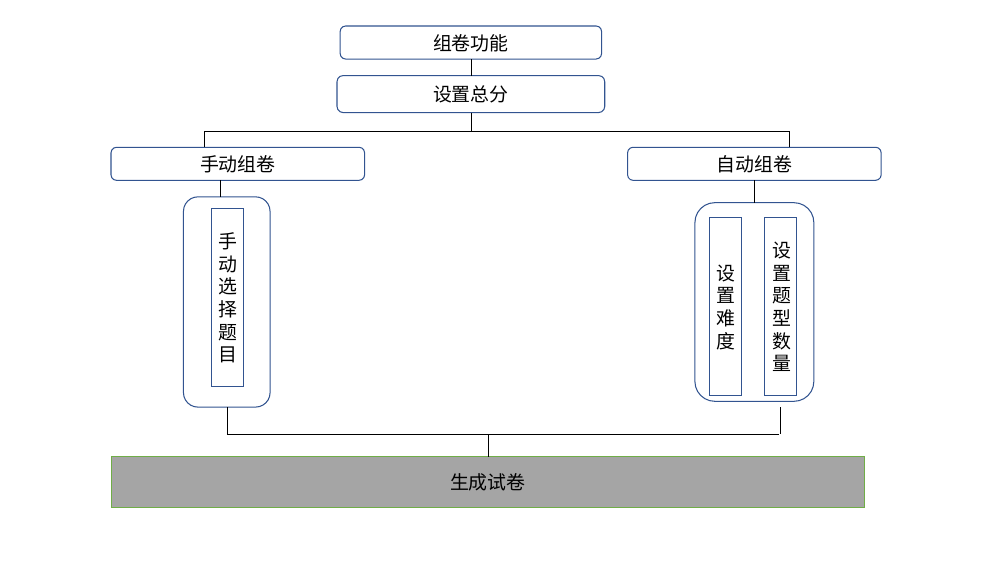
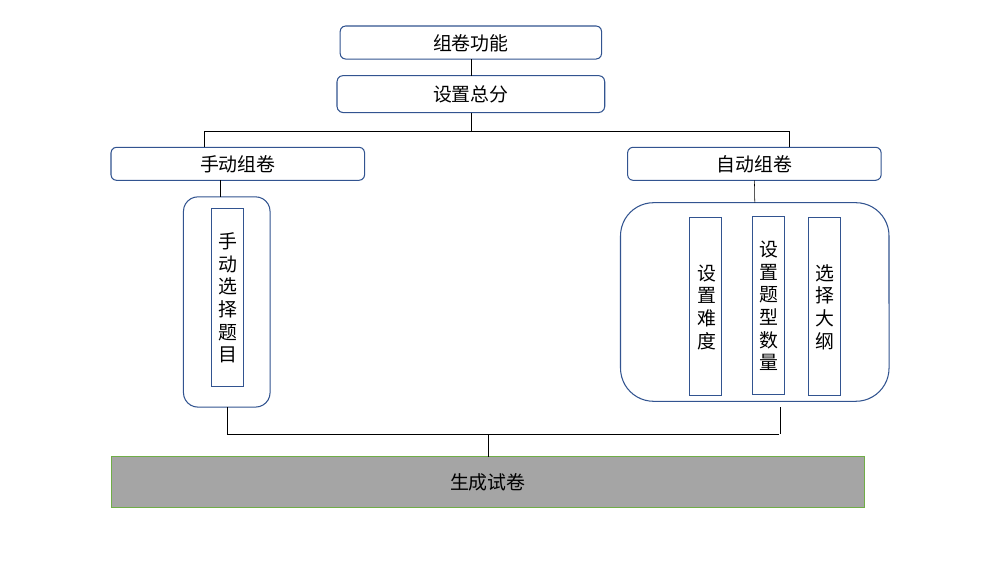
Before and after one commit to simple5960/bishe, a slide deck: slide 23 of 答辩.pptx. Drawn at 1008x567 pixels with LibreOffice and Linux fonts; fonts in the diff are those of the drawing. Boxes give left, top, right and bottom in pixels: in the first picture for what was removed or moved away, otherwise in the second. Text is boxed around its words. In the diff, an @@ line names an element or a change of style, - is before the commit and + after.

```diff
--- a/答辩.pptx
+++ b/答辩.pptx
@@ rounded rectangle: place and size @@
-rounded rectangle at box(695, 203, 814, 402)
+rounded rectangle at box(621, 203, 889, 402)
@@ rectangle "设置难度": place and size @@
-rectangle "设置难度" at box(709, 218, 741, 396)
+rectangle "设置难度" at box(690, 218, 721, 396)
@@ rectangle "设置题型数量": place and size @@
-rectangle "设置题型数量" at box(765, 218, 796, 396)
+rectangle "设置题型数量" at box(752, 217, 784, 395)
@@ rectangle added at box(808, 218, 840, 396), outline #325491 1 pt, 18 pt, text #000000 @@
+选择大纲
```
Also in this commit, not shown: 4 other slides changed, 2 slides added, 1 other file.
